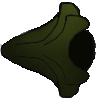
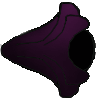
Layered file, before and after one edit (100px x 100px). Changes by layer:
pixels changed over [2, 4, 93, 97] (layer not identified)
